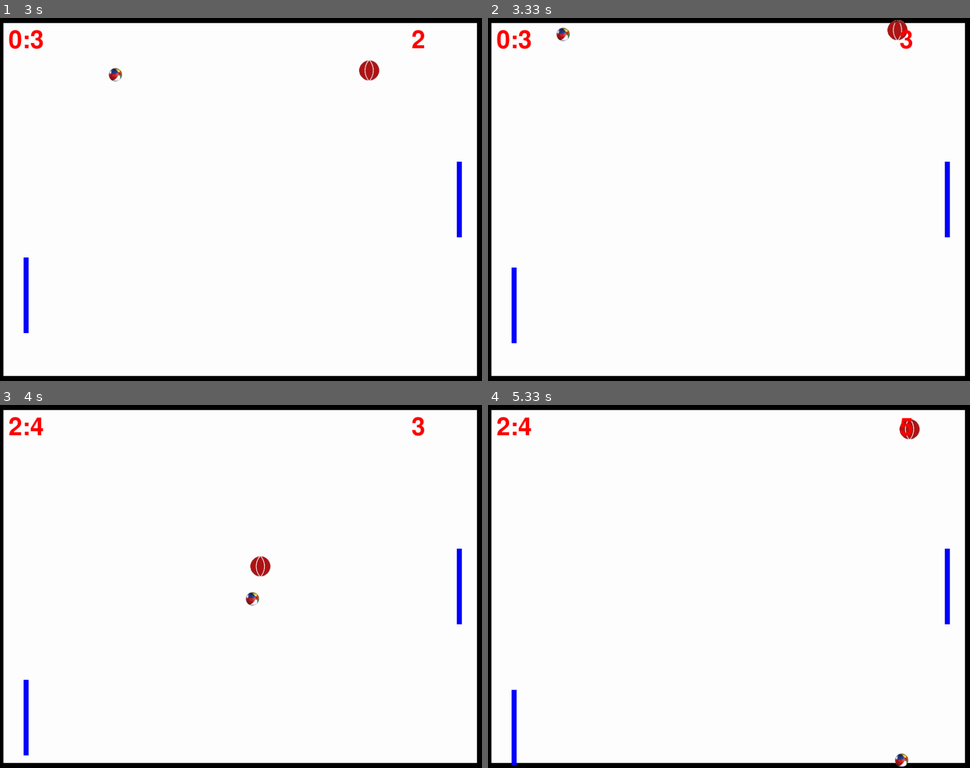
Above: before the commit, frames 1-4 (two rows, left to right).
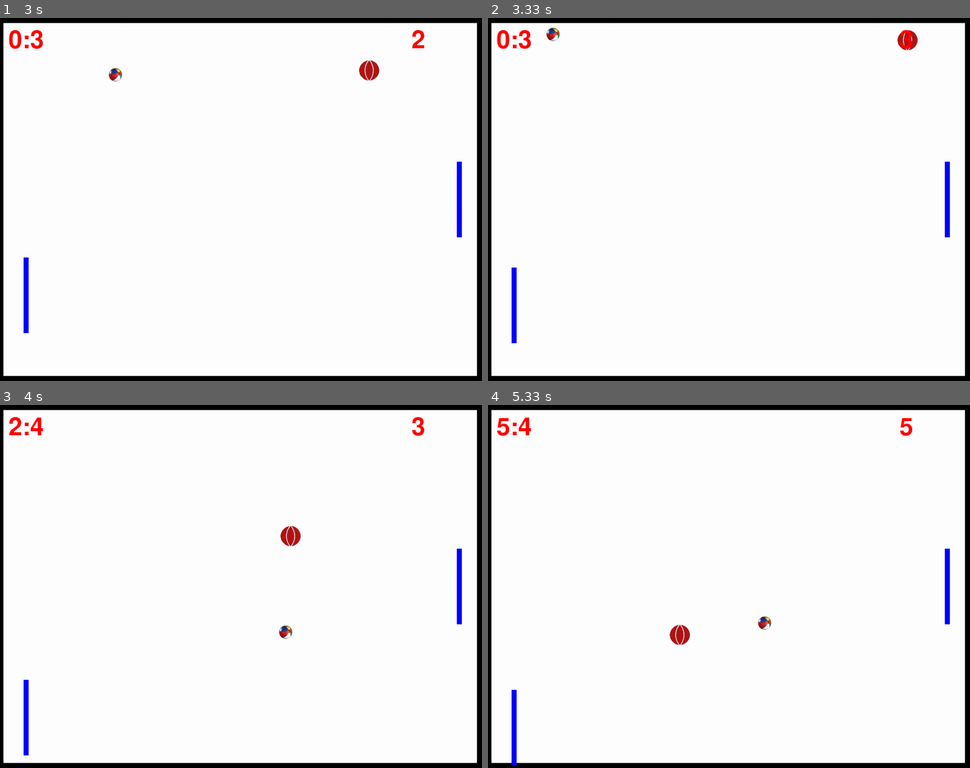
Above: after the commit, the same moments.

Repository: Krit50322/mightypong_pygame
Game: pygame game, started from pong.py
Two runs of this game, one before a commit and one after it. Both use one fixed random seed, a clock stepped at 60 frames per second and the inputs below.
Inputs:
- Up to frame 1 (3 s): tap S at 0.33, 0.67, 1.07, 1.37, 1.57, 1.9, 2.2, 2.4, 2.7, 2.97 s
- Up to frame 2 (3.33 s): tap S at 3.3 s
- Up to frame 3 (4 s): tap S at 3.6, 3.73 s
- Up to frame 4 (5.33 s): tap S at 4.13, 4.43, 4.8 s

Frame 1 is identical in both runs. In frame 2, 0.4% of the frame differs, in the area x 12-90%, y 0-9%; in frame 3, 0.5%; in frame 4, 0.6%, in the area x 1-90%, y 3-100%.

Commit message:
feat : balls move faster as time increases

Diff:
--- a/pong.py
+++ b/pong.py
@@ -60,7 +60,7 @@
                        # step size and direction along each axis
 
 
-    def update(self,type):
+    def update(self, type, time):
         global scoreLeft, scoreRight
         if pygame.sprite.collide_rect(self, leftPaddle) and (self.xStep < 0):
             # hit left paddle and going left
@@ -89,9 +89,16 @@
             self.rect.center = (scrWidth/2, scrHeight/2)
             self.xStep, self.yStep = self.randomSteps()
 
-        self.rect.x += self.xStep   # move the ball horizontally
-        self.rect.y += self.yStep   # and vertically
-
+        if time < 3 :
+            self.rect.x += (self.xStep)   # move the ball horizontally
+            self.rect.y += (self.yStep)
+
+        elif(time < 10):
+            self.rect.x += (self.xStep*(1+(time*0.1)))   # move the ball horizontally
+            self.rect.y += (self.yStep*(1+(time*0.1))) # and vertically
+        else:
+            self.rect.x += (self.xStep*(2+(time*0.01)))   # move the ball horizontally
+            self.rect.y += (self.yStep*(2+(time*0.01)))
 
     def randomSteps(self):
         # create a random +/- STEP pair
@@ -180,12 +187,14 @@
             if event.key == K_p or event.key == K_l:   # right paddle
                 rightStep = 0
 
+    time = int((pygame.time.get_ticks() - tick_started)/1000)
+
     # update game
     if not gameOver:
         leftPaddle.move(leftStep)
         rightPaddle.move(rightStep)
-        ball.update("ball")
-        red_ball.update("red")
+        ball.update("ball", time)
+        red_ball.update("red", time)
 
         if scoreLeft >= WINNING_SCORE:
             winMsg = "Left Wins!"
@@ -194,7 +203,7 @@
             winMsg = "Right Wins!"
             gameOver = True
 
-    time = int((pygame.time.get_ticks() - tick_started)/1000)
+
     # redraw
     screen.fill(WHITE)
     sprites.draw(screen);
